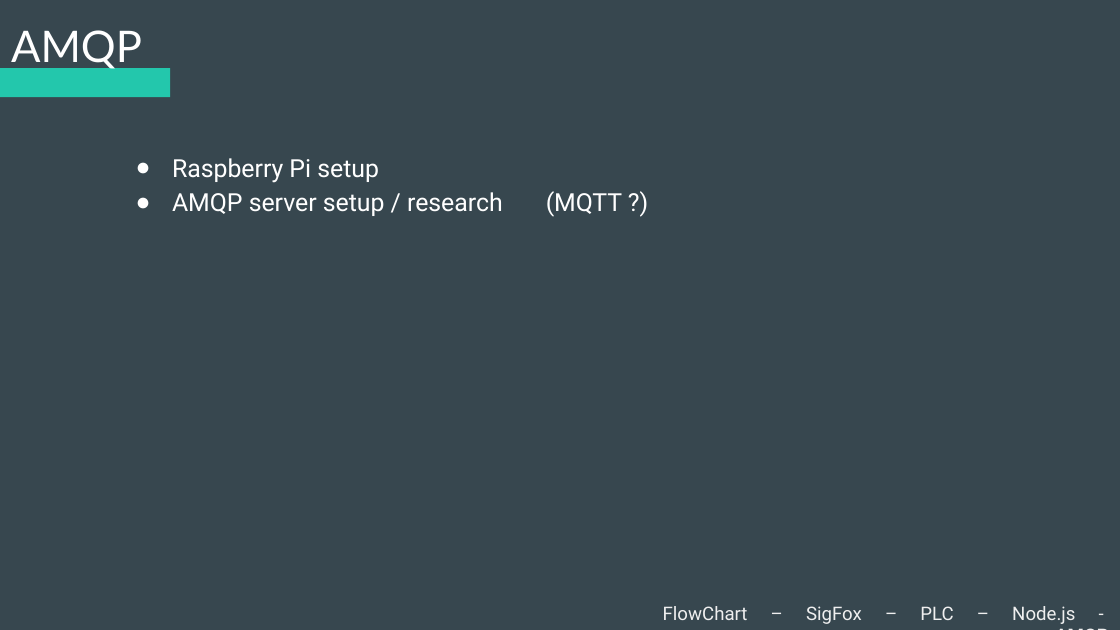
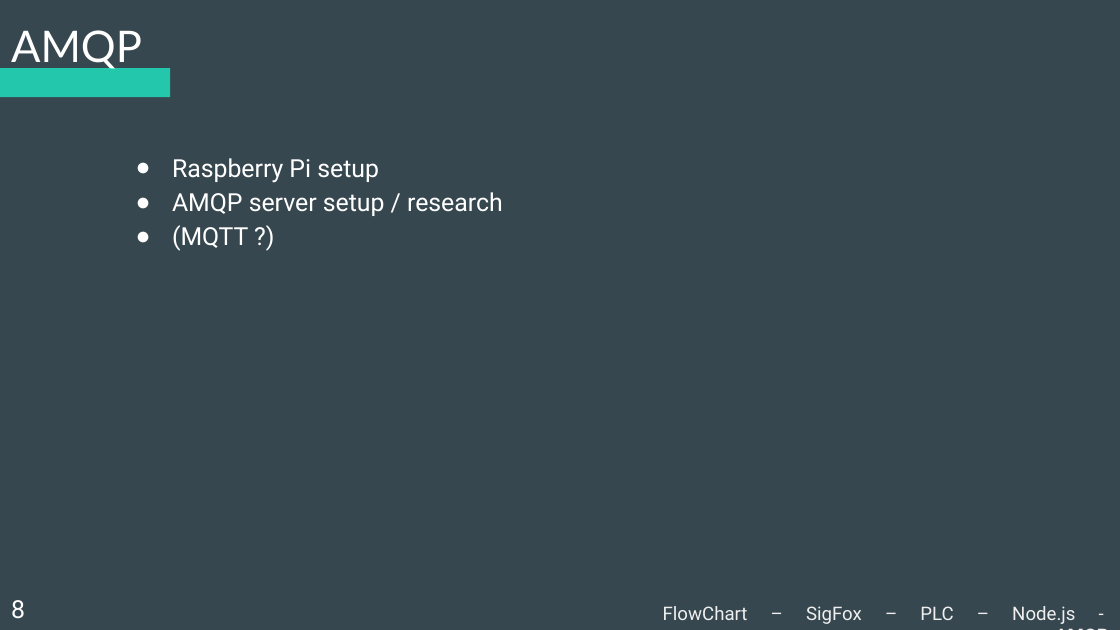
Before and after one commit to Koffiejoe/IA-EnOcean, a slide deck: slide 8 of Presentaties/2Wekelijkse PowerPoint/nieuweppt.pptx. Drawn at 1120x630 pixels with LibreOffice and Linux fonts; fonts in the diff are those of the drawing. Boxes give left, top, right and bottom in pixels: in the first picture for what was removed or moved away, otherwise in the second. Text is boxed around its words. In the diff, an @@ line names an element or a change of style, - is before the commit and + after.

```diff
--- a/Presentaties/2Wekelijkse PowerPoint/nieuweppt.pptx
+++ b/Presentaties/2Wekelijkse PowerPoint/nieuweppt.pptx
@@ subtitle at bbox=[172, 192, 503, 251]: text changed @@
-● AMQP server setup / research (MQTT ?)
+● AMQP server setup / research
+● (MQTT ?)
@@ text added at bbox=[11, 600, 25, 619], 16 pt, text #FFFFFF @@
+8
```
Also in this commit, not shown: 6 other slides changed, 1 slide added, 3 other files.
